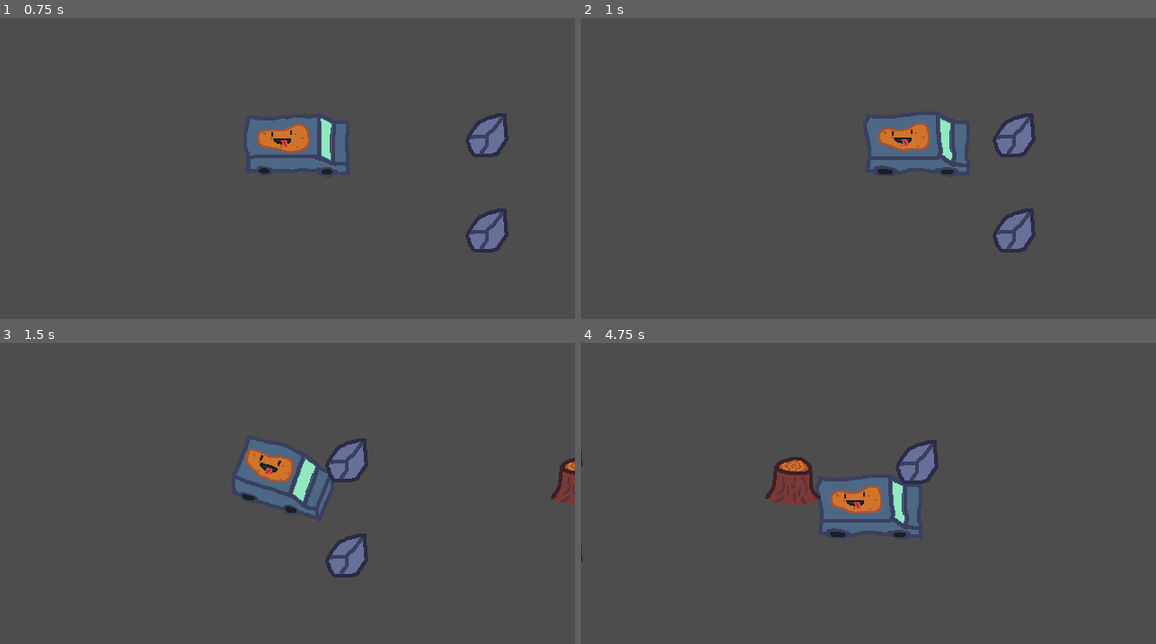
Above: before the commit, frames 1-4 (two rows, left to right).
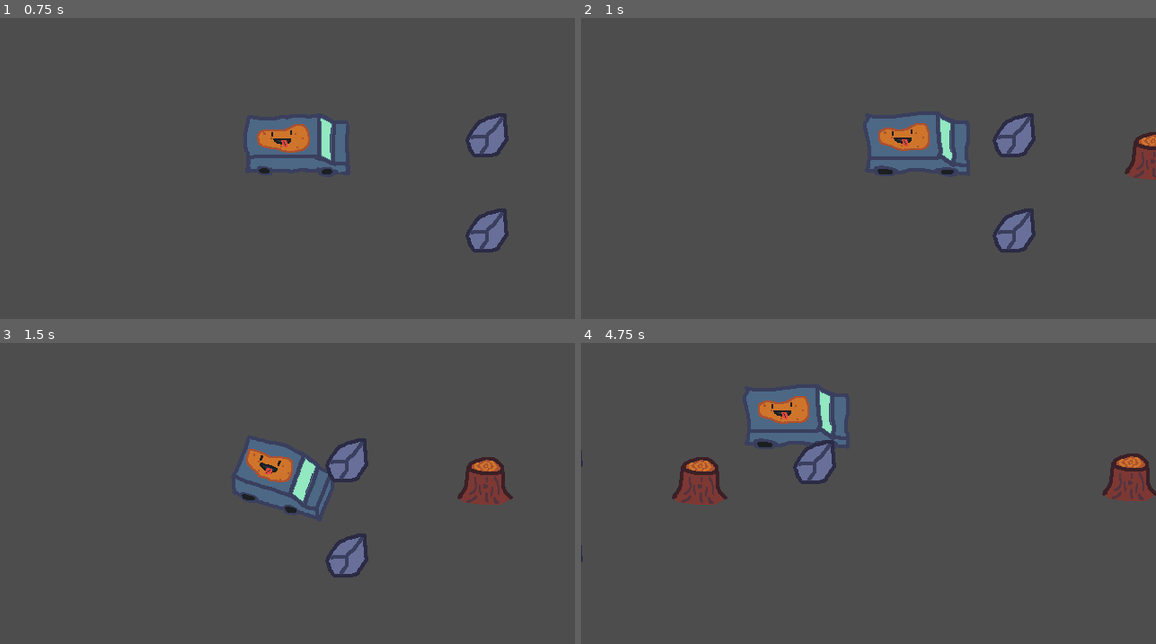
Above: after the commit, the same moments.

Repository: MatricsCode/Cozy-Fall-Jam
Game: Godot game, scene res://Scenes/Main/Main.tscn
The game is run twice, just before and just after one commit, with the same random seed, the same clock (stepped at 60 frames per second) and the same inputs.
Inputs:
- Up to frame 1 (0.75 s): hold Right (Right) from 0.53 s (still down)
- Up to frame 2 (1 s): keep holding Right (Right)
- Up to frame 3 (1.5 s): release Right (Right) at 1.28 s; hold Down (Down) from 1.28 s (still down)
- Up to frame 4 (4.75 s): release Down (Down) at 2.03 s; hold Right (Right) 2.03-2.78 s; hold Up (Up) 2.78-3.53 s; hold Left (Left) from 3.53 s (still down)

Frame 1 is identical in both runs. In frame 2, 0.6% of the frame differs, in the area x 94-100%, y 37-54%; in frame 3, 1.5%; in frame 4, 9.4%, in the area x 15-100%, y 14-65%.

Commit message:
Obstacle spawning

Diff:
--- a/Code/Main/main.gd
+++ b/Code/Main/main.gd
@@ -4,12 +4,12 @@
 @onready var spawn_timer = $SpawnTimer
 
 func _ready():
-	spawn_timer.wait_time = randf_range(0.5, 5)
+	spawn_timer.wait_time = randf_range(0.5, 2.5)
 	spawn_timer.start()
 	_spawn()
 
 func _on_timer_timeout():
-	spawn_timer.wait_time = randf_range(0.5, 5)
+	spawn_timer.wait_time = randf_range(0.5, 2.5)
 	spawn_timer.start()
 	_spawn()
 
--- a/Scenes/Obstacle/log.tscn
+++ b/Scenes/Obstacle/log.tscn
@@ -7,7 +7,7 @@
 size = Vector2(32, 158)
 
 [sub_resource type="RectangleShape2D" id="RectangleShape2D_vu7hx"]
-size = Vector2(8, 281)
+size = Vector2(2, 381)
 
 [node name="Log" type="StaticBody2D"]
 y_sort_enabled = true
